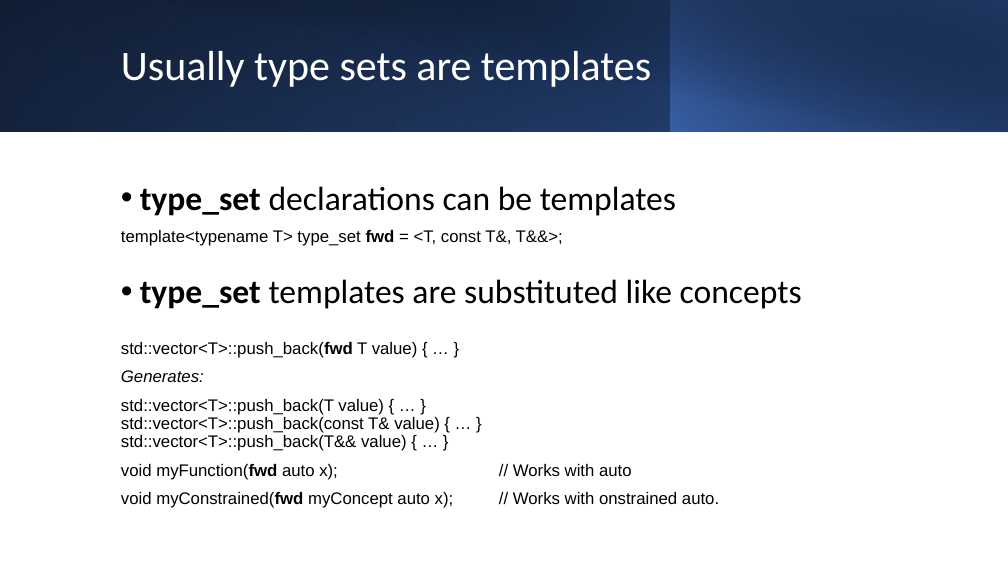
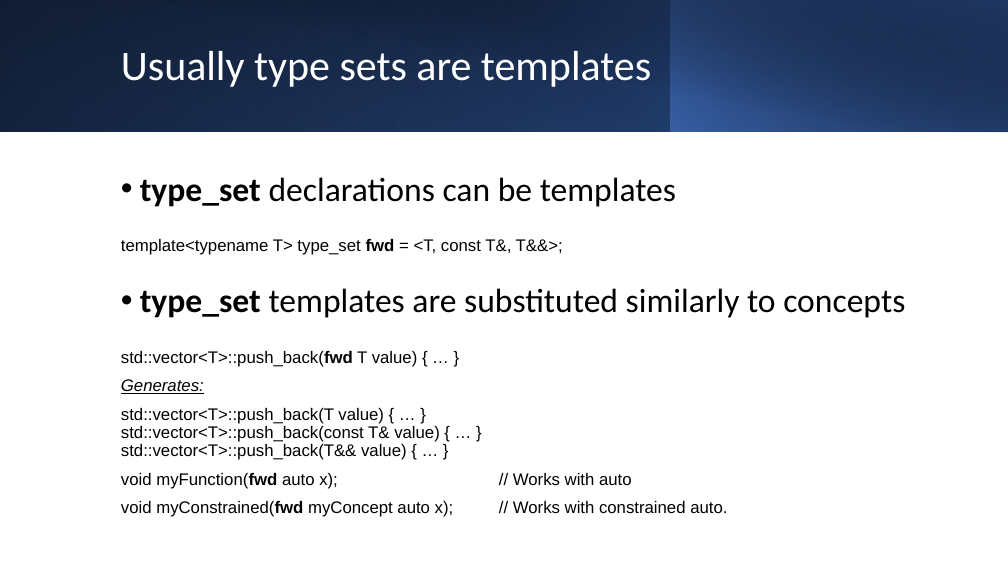
Before and after one commit to BengtGustafsson/isocpp-proposals, a slide deck: slide 8 of P2668-RoleBasedParameterPassing/RoleBasedParameterPassing.pptx (slide 7 before the commit). Drawn at 1008x567 pixels with LibreOffice and Linux fonts; fonts in the diff are those of the drawing. Boxes give left, top, right and bottom in pixels: in the first picture for what was removed or moved away, otherwise in the second. Text is boxed around its words. In the diff, an @@ line names an element or a change of style, - is before the commit and + after.

```diff
--- a/P2668-RoleBasedParameterPassing/RoleBasedParameterPassing.pptx
+++ b/P2668-RoleBasedParameterPassing/RoleBasedParameterPassing.pptx
@@ text at <box>140,288,905,318</box>: text changed @@
-• type_set templates are substituted like concepts
+• type_set templates are substituted similarly to concepts
@@ text at <box>121,379,204,394</box>: underline on in "Generates:" @@
@@ text at <box>121,501,727,517</box>: text changed @@
-void myConstrained(fwd myConcept auto x); // Works with onstrained auto.
+void myConstrained(fwd myConcept auto x); // Works with constrained auto.
```
Also in this commit, not shown: 6 other slides changed, 1 slide added, 2 other files.
